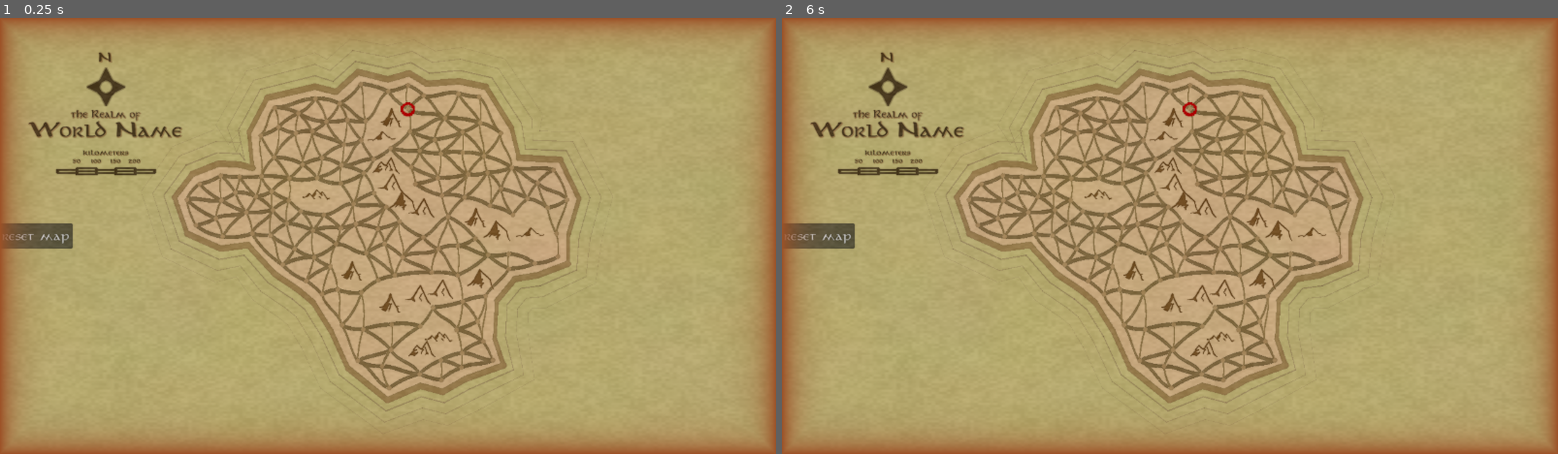
Above: before the commit, frames 1-2 (left to right).
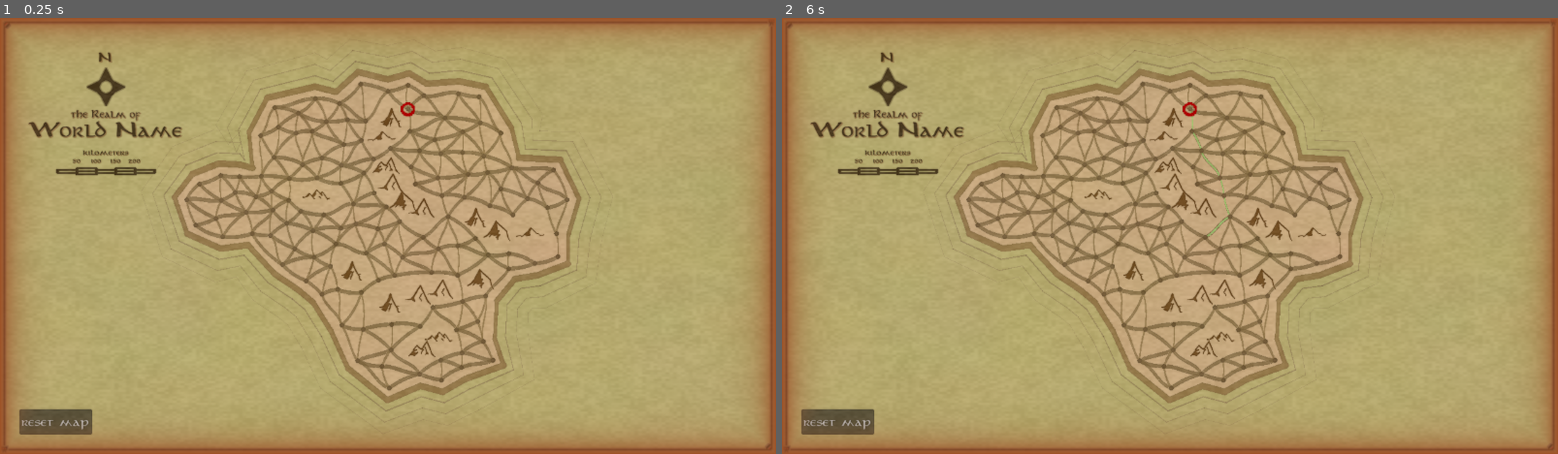
Above: after the commit, the same moments.

Repository: kelsob/apocalych
Game: Godot game, scene res://scenes/2d/Main.tscn
The game is run twice, just before and just after one commit, with the same random seed, the same clock (stepped at 60 frames per second) and the same inputs.
Inputs (mouse positions are in pixels of both pictures, inside the frame that each line leads up to):
- Up to frame 1 (0.25 s): no input
- Up to frame 2 (6 s): click (1185, 257) at 0.52 s; tap Enter at 1.25, 2.75, 4.25 s; move the mouse to (1340, 214) at 1.27 s; hold Right (ui_right) 1.28-2 s; click (1340, 214) at 1.42 s; tap Space at 2, 3.5, 5 s; drag from (1014, 257) to (1131, 323) at 2.02 s; move the mouse to (1247, 140) at 2.77 s; hold Right (ui_right) 2.78-3.5 s; click (1247, 140) at 2.92 s; drag from (1131, 323) to (937, 170) at 3.52 s; move the mouse to (1402, 301) at 4.27 s; hold Left (ui_left) 4.28-5 s; click (1402, 301) at 4.42 s; drag from (937, 170) to (1053, 127) at 5.02 s; move the mouse to (1208, 236) at 5.77 s; hold Down (ui_down) from 5.78 s (still down); click (1208, 236) at 5.92 s

The runs differ from the first frame. In frame 1, 2.3% of the frame differs, in the area x 0-100%, y 0-100%; in frame 2, 2.4%.

Commit message:
more updates yeahhhhh

Diff:
--- a/scenes/2d/Main.tscn
+++ b/scenes/2d/Main.tscn
@@ -55,27 +55,35 @@
 poisson_min_distance = 30.0
 shape_noise_enabled = false
 line_width = 2.0
-line_color = Color(0.579682, 0.474741, 0.292498, 1)
+line_color = Color(0.580392, 0.47451, 0.294118, 0.752941)
+node_base_color = Color(0.461684, 0.368652, 0.233192, 1)
 coast_line_color = Color(0.588235, 0.482353, 0.298039, 1)
 coast_line_width = 6.0
 horizontal_line_width_multiplier = 1.8
+preview_path_dot_size = 3.0
 landmass_base_color = Color(0.784914, 0.664423, 0.499082, 1)
 landmass_gradient_distance = 50.0
 party_travel_speed = 50.0
 
 [node name="UI" type="Control" parent="."]
-layout_mode = 3
-anchors_preset = 0
+layout_mode = 1
+anchors_preset = 15
+anchor_right = 1.0
+anchor_bottom = 1.0
+grow_horizontal = 2
+grow_vertical = 2
+mouse_filter = 2
 
 [node name="Button" type="Button" parent="UI"]
 layout_mode = 1
-anchors_preset = 4
-anchor_top = 0.5
-anchor_bottom = 0.5
-offset_top = 344.5
-offset_right = 87.0
-offset_bottom = 375.5
-grow_vertical = 2
+anchors_preset = 2
+anchor_top = 1.0
+anchor_bottom = 1.0
+offset_left = 32.0
+offset_top = -74.0
+offset_right = 152.0
+offset_bottom = -32.0
+grow_vertical = 0
 text = "reset map"
 
 [node name="ViewportFX" type="Node" parent="."]
--- a/scenes/2d/MapGenerator.tscn
+++ b/scenes/2d/MapGenerator.tscn
@@ -6,6 +6,7 @@
 [ext_resource type="Texture2D" uid="uid://da075esvsqt8f" path="res://assets/icons/compassrose.png" id="3_sdxh4"]
 [ext_resource type="Texture2D" uid="uid://c36lju7xnowrn" path="res://assets/icons/scale.png" id="5_5r5px"]
 [ext_resource type="Texture2D" uid="uid://c56h3fp3ouegp" path="res://assets/icons/party_present.png" id="6_jerfe"]
+[ext_resource type="Texture2D" uid="uid://cix458gbp074d" path="res://assets/map/frame.png" id="7_et537"]
 
 [node name="MapGenerator" type="Control"]
 layout_mode = 3
@@ -16,6 +17,11 @@
 grow_vertical = 2
 script = ExtResource("1_d6u0w")
 node_scene = ExtResource("2_sdxh4")
+trail_line_width = 2.0
+trail_dot_length = 3.0
+trail_dot_gap = 2.5
+trail_dot_spacing_variation = 0.0
+preview_path_color = Color(0.667829, 1, 0.532445, 0.501961)
 ripple_base_spacing = 18.0
 ripple_spacing_growth = 1.035
 ripple_base_width = 1.0
@@ -162,3 +168,13 @@
 z_index = 10
 texture = ExtResource("6_jerfe")
 offset = Vector2(0, 1)
+
+[node name="TextureRect" type="TextureRect" parent="."]
+layout_mode = 1
+anchors_preset = 15
+anchor_right = 1.0
+anchor_bottom = 1.0
+grow_horizontal = 2
+grow_vertical = 2
+mouse_filter = 2
+texture = ExtResource("7_et537")
--- a/scenes/2d/MapNode.tscn
+++ b/scenes/2d/MapNode.tscn
@@ -9,6 +9,8 @@
 custom_minimum_size = Vector2(16, 16)
 layout_mode = 3
 anchors_preset = 0
+offset_right = 16.0
+offset_bottom = 16.0
 mouse_filter = 2
 script = ExtResource("1_r064c")
 
@@ -23,6 +25,7 @@
 hframes = 7
 
 [node name="Button" type="Button" parent="."]
+z_index = 4096
 layout_mode = 1
 anchors_preset = 15
 anchor_right = 1.0
@@ -32,4 +35,6 @@
 focus_mode = 0
 flat = true
 
+[connection signal="mouse_entered" from="Button" to="." method="_on_button_mouse_entered"]
+[connection signal="mouse_exited" from="Button" to="." method="_on_button_mouse_exited"]
 [connection signal="pressed" from="Button" to="." method="_on_button_pressed"]
--- a/scripts/2d/MapGenerator2D.gd
+++ b/scripts/2d/MapGenerator2D.gd
@@ -44,6 +44,7 @@
 @export_group("Visuals")
 @export var line_width: float = 4.0
 @export var line_color: Color = Color(0.588, 0.482, 0.298)  # #967b4c - Node connections
+@export var node_base_color: Color = Color(0.635, 0.518, 0.349)  # #a28459 - Node color
 @export var coast_line_color: Color = Color(0.600, 0.376, 0.192)  # #996031 - Coast lines
 @export var coast_expansion_distance: float = 20.0  # How far to expand coast outward from edges
 @export var coast_line_width: float = 3.0  # Width of the coast line
@@ -54,6 +55,15 @@
 @export var trail_line_width: float = 3.0  # Width of the trail line
 @export var trail_dot_length: float = 4.0  # Length of each dot segment
 @export var trail_dot_gap: float = 3.0  # Gap between dot segments
+@export var trail_dot_size_variation: float = 0.15  # ±15% size variation for dots
+@export var trail_dot_spacing_variation: float = 0.2  # ±20% spacing variation for gaps
+@export var trail_outline_width: float = 1.0  # Width of outline around dots
+@export var trail_outline_color: Color = Color(0.4, 0.0, 0.0, 1.0)  # Darker red for outline
+
+@export_group("Hover Preview")
+@export var preview_path_color: Color = Color(1.0, 0.9, 0.3, 0.6)  # Glowy yellow, low opacity
+@export var preview_path_dot_size: float = 5.0  # Bigger dots for preview
+@export var preview_path_dot_gap: float = 4.0  # Gap between preview dots
 @export var enable_pass1: bool = true  # Process all nodes with 3+ connections
 @export var enable_pass2: bool = true  # Process nodes with exactly 2 connections
 @export var use_curved_lines: bool = true  # Use smooth curves instead of straight lines
@@ -101,6 +111,12 @@
 
 # Party state
 var current_party_node: MapNode2D = null
+
+# Hover preview state
+var hovered_node: MapNode2D = null
+var hover_preview_path: PackedVector2Array = PackedVector2Array()
+var hover_alternative_paths: Array[Array] = []  # Array of Arrays of node indices (each path)
+var hover_current_path_index: int = 0  # Which alternative path we're currently showing
 
 # Party travel state (only valid when map_state == PARTY_MOVING)
 var travel_path_points: PackedVector2Array = PackedVector2Array()
@@ -463,6 +479,8 @@
 
 		# Connect node click signal for debugging (button press -> signal -> handler)
 		node_instance.node_clicked.connect(_on_node_clicked)
+		node_instance.node_hovered.connect(_on_node_hovered)
+		node_instance.node_hover_ended.connect(_on_node_hover_ended)
 
 		# Defer positioning to ensure Control is in tree
 		call_deferred("defer_node_setup", node_instance, pos)
@@ -1695,9 +1713,7 @@
 	print("  Created %d regions" % region_count)
 
 func colorize_regions(num_regions: int):
-	# All nodes get node color #a28459
-	var node_base_color = Color(0.635, 0.518, 0.349)  # #a28459 - Node color
-
+	# All nodes get the configured node color (export property)
 	# Color ALL nodes (including coastal nodes that might not have region_id)
 	for node in map_nodes:
 		if not node.is_mountain:  # Mountains keep their color
@@ -2125,6 +2141,10 @@
 	if map_state == MapState.PARTY_MOVING and current_travel_path.size() > 1:
 		draw_dotted_path(current_travel_path, trail_color, trail_line_width)
 
+	# Draw hover preview path
+	if hover_preview_path.size() > 1:
+		draw_preview_path(hover_preview_path)
+
 	# Draw expanded coast lines LAST (so they appear on top)
 	for coast_line in expanded_coast_lines:
 		var pos_a = coast_line[0]
@@ -2400,36 +2420,141 @@
 	if path_points.size() < 2:
 		return
 
-	# Draw dots along each segment of the path
+	# Use fixed width for trail (no orientation adjustment) to ensure consistent dot appearance
+	var fixed_width = width
+
+	# Calculate total path length and segment lengths
+	var total_path_length = 0.0
+	var segment_lengths: Array[float] = []
 	for i in range(path_points.size() - 1):
-		var start = path_points[i]
-		var end = path_points[i + 1]
-		var direction = (end - start).normalized()
-		var segment_length = start.distance_to(end)
-		var dot_pattern_length = trail_dot_length + trail_dot_gap
-
-		var current_pos = start
-		var distance_along_segment = 0.0
-		var drawing_dot = true
-
-		while distance_along_segment < segment_length:
-			if drawing_dot:
-				# Draw a dot
-				var dot_end_distance = min(distance_along_segment + trail_dot_length, segment_length)
-				var dot_end_pos = start + direction * dot_end_distance
-
-				if current_pos != dot_end_pos:
-					var adjusted_width = get_orientation_adjusted_width(width, current_pos, dot_end_pos)
-					draw_line(current_pos, dot_end_pos, color, adjusted_width)
-
-				distance_along_segment += trail_dot_length
-			else:
-				# Skip gap
-				distance_along_segment += trail_dot_gap
-
-			# Update current position and toggle dot/gap
-			current_pos = start + direction * min(distance_along_segment, segment_length)
-			drawing_dot = not drawing_dot
+		var segment_length = path_points[i].distance_to(path_points[i + 1])
+		segment_lengths.append(segment_length)
+		total_path_length += segment_length
+
+	if total_path_length <= 0.0:
+		return
+
+	# Apply consistent dot pattern along the entire path (not per segment)
+	# Pattern repeats: dot_length, gap, dot_length, gap...
+	# Add small variations for organic feel while maintaining base pattern
+	var base_dot_pattern_length = trail_dot_length + trail_dot_gap
+	var distance_along_path = 0.0
+	var dot_index = 0  # Track dot index for deterministic variation
+
+	while distance_along_path < total_path_length:
+		# Use base pattern to determine position (keeps consistency)
+		var pattern_offset = fmod(distance_along_path, base_dot_pattern_length)
+		var in_dot = pattern_offset < trail_dot_length
+
+		if in_dot:
+			# We're drawing a dot (as a circle)
+			# Calculate center of dot
+			var dot_center_distance = distance_along_path + (trail_dot_length * 0.5)
+			dot_center_distance = clamp(dot_center_distance, 0.0, total_path_length)
+
+			# Get center position of the dot
+			var dot_center_pos = _get_position_at_path_distance(path_points, segment_lengths, dot_center_distance)
+
+			# Calculate local path direction for orientation adjustment
+			# Sample points before and after to get direction
+			var sample_offset = 2.0  # Small offset to sample direction
+			var pos_before = _get_position_at_path_distance(path_points, segment_lengths, max(0.0, dot_center_distance - sample_offset))
+			var pos_after = _get_position_at_path_distance(path_points, segment_lengths, min(total_path_length, dot_center_distance + sample_offset))
+			var local_direction = (pos_after - pos_before).normalized()
+
+			# Calculate orientation adjustment (same logic as connection lines)
+			var angle = abs(atan2(local_direction.y, local_direction.x))
+			if angle > PI / 2.0:
+				angle = PI - angle
+			var horizontalness = cos(angle)  # 0.0 = vertical, 1.0 = horizontal
+
+			# Apply orientation scaling: more horizontal = larger radius and spacing
+			# Use the same multiplier as connection lines for consistency
+			var orientation_scale = 1.0 + (horizontal_line_width_multiplier - 1.0) * horizontalness
+
+			# Calculate deterministic variation for this dot
+			var variation_seed = hash(Vector2i(int(distance_along_path * 10.0), dot_index))
+			var size_variation = (float(variation_seed % 200) / 100.0 - 1.0) * trail_dot_size_variation  # -variation to +variation
+
+			# Calculate dot radius with size variation AND orientation adjustment
+			var base_radius = fixed_width * 0.5
+			var dot_radius = base_radius * (1.0 + size_variation) * orientation_scale
+
+			# Draw outline first (slightly larger, darker)
+			var outline_radius = dot_radius + trail_outline_width
+			draw_circle(dot_center_pos, outline_radius, trail_outline_color)
+
+			# Draw main dot circle
+			draw_circle(dot_center_pos, dot_radius, color)
+
+			# Advance past the dot (use base length, but will be adjusted by spacing variation)
+			distance_along_path += trail_dot_length
+			dot_index += 1
+		else:
+			# We're in a gap - apply spacing variation AND orientation adjustment
+			var gap_remaining = base_dot_pattern_length - pattern_offset
+
+			# Get position at gap start to calculate orientation
+			var gap_start_distance = distance_along_path
+			var gap_start_pos = _get_position_at_path_distance(path_points, segment_lengths, gap_start_distance)
+
+			# Calculate local path direction for orientation adjustment
+			var sample_offset = 2.0
+			var pos_before = _get_position_at_path_distance(path_points, segment_lengths, max(0.0, gap_start_distance - sample_offset))
+			var pos_after = _get_position_at_path_distance(path_points, segment_lengths, min(total_path_length, gap_start_distance + sample_offset))
+			var local_direction = (pos_after - pos_before).normalized()
+
+			# Calculate orientation adjustment
+			var angle = abs(atan2(local_direction.y, local_direction.x))
+			if angle > PI / 2.0:
+				angle = PI - angle
+			var horizontalness = cos(angle)
+			var orientation_scale = 1.0 + (horizontal_line_width_multiplier - 1.0) * horizontalness
+
+			# Add small spacing variation to this gap (deterministic)
+			var spacing_seed = hash(Vector2i(int(distance_along_path * 7.0), dot_index))
+			var spacing_variation = (float(spacing_seed % 200) / 100.0 - 1.0) * trail_dot_spacing_variation
+
+			# Apply both spacing variation AND orientation adjustment
+			var adjusted_gap = gap_remaining * (1.0 + spacing_variation) * orientation_scale
+
+			distance_along_path = min(distance_along_path + adjusted_gap, total_path_length)
+
+## Draw preview path by highlighting connection lines (hover preview)
+func draw_preview_path(path_points: PackedVector2Array):
+	if path_points.size() < 2:
+		return
+
+	# Draw the path as a continuous line
+	# Path points are already curved from get_path_points(), so just draw them
+	for i in range(path_points.size() - 1):
+		var pos_a = path_points[i]
+		var pos_b = path_points[i + 1]
+
+		# Apply orientation adjustment like connection lines
+		var adjusted_width = get_orientation_adjusted_width(line_width, pos_a, pos_b)
+		var adjusted_color = get_orientation_adjusted_color(preview_path_color, pos_a, pos_b)
+		draw_line(pos_a, pos_b, adjusted_color, adjusted_width)
+
+## Helper: Get position at a specific distance along the path
+func _get_position_at_path_distance(path_points: PackedVector2Array, segment_lengths: Array[float], target_distance: float) -> Vector2:
+	if path_points.size() < 2:
+		return path_points[0] if path_points.size() > 0 else Vector2.ZERO
+
+	var accumulated_length = 0.0
+	for i in range(path_points.size() - 1):
+		var segment_length = segment_lengths[i]
+
+		if accumulated_length + segment_length >= target_distance:
+			# Target is in this segment
+			var segment_remaining = target_distance - accumulated_length
+			var segment_progress = segment_remaining / segment_length
+			return path_points[i].lerp(path_points[i + 1], segment_progress)
+
+		accumulated_length += segment_length
+
+	# Past end of path
+	return path_points[path_points.size() - 1]
 
 # ============================================================================
 # UTILITY
@@ -2648,6 +2773,21 @@
 func _process(delta: float):
 	if map_state == MapState.PARTY_MOVING:
 		_process_party_movement(delta)
+
+func _input(event: InputEvent):
+	# Handle mouse wheel for path cycling when hovering
+	if hovered_node and hover_alternative_paths.size() > 1:
+		if event is InputEventMouseButton:
+			if event.button_index == MOUSE_BUTTON_WHEEL_UP and event.pressed:
+				# Cycle to next path
+				hover_current_path_index = (hover_current_path_index + 1) % hover_alternative_paths.size()
+				_update_hover_preview_path()
+				queue_redraw()
+			elif event.button_index == MOUSE_BUTTON_WHEEL_DOWN and event.pressed:
+				# Cycle to previous path
+				hover_current_path_index = (hover_current_path_index - 1 + hover_alternative_paths.size()) % hover_alternative_paths.size()
+				_update_hover_preview_path()
+				queue_redraw()
 
 ## Handle party movement along path
 func _process_party_movement(delta: float):
@@ -2773,12 +2913,239 @@
 # ============================================================================
 
 func _on_node_clicked(node: MapNode2D):
+	# Handle navigation
+	handle_node_navigation(node)
+
 	# Debug output (can be disabled later if needed)
 	debug_node_away_directions(node)
 	debug_node_edges(node)
 
-	# Handle gameplay navigation
-	handle_node_navigation(node)
+func _on_node_hovered(node: MapNode2D):
+	hovered_node = node
+	hover_current_path_index = 0
+	_find_all_equal_length_paths()
+	_update_hover_preview_path()
+	queue_redraw()
+
+func _on_node_hover_ended(node: MapNode2D):
+	if hovered_node == node:
+		hovered_node = null
+		hover_preview_path.clear()
+		hover_alternative_paths.clear()
+		hover_current_path_index = 0
+		queue_redraw()
+
+func _find_all_equal_length_paths():
+	hover_alternative_paths.clear()
+
+	if not hovered_node or not current_party_node or not astar:
+		return
+
+	# Can't preview path to current node
+	if hovered_node == current_party_node:
+		return
+
+	# Get shortest path length first
+	var shortest_path_packed = astar.get_id_path(current_party_node.node_index, hovered_node.node_index)
+	if shortest_path_packed.size() < 2:
+		return  # No valid path
+
+	# Convert PackedInt64Array to Array
+	var shortest_path: Array = []
+	for id in shortest_path_packed:
+		shortest_path.append(id)
+
+	var target_length = shortest_path.size() - 1  # Number of edges (path length in hops)
+
+	# Performance optimization: For long paths, limit search or use simpler method
+	var max_search_hops = 8  # Only do full BFS search for paths up to 8 hops
+	var max_paths_to_find = 25  # Limit total paths found (increased for more options)
+
+	if target_length > max_search_hops:
+		# For long paths, just use the shortest path and find a few alternatives
+		# by temporarily blocking edges from the shortest path
+		var all_paths: Array[Array] = [shortest_path]  # Always include shortest
+
+		# Try to find alternative paths by blocking edges from the shortest path
+		# Block more edges for longer paths to find more alternatives
+		var edges_to_try = min(shortest_path.size() - 1, max(5, target_length / 2))  # Try blocking up to half the edges, or 5 minimum
+		for edge_idx in range(edges_to_try):
+			var blocked_node_a_id = shortest_path[edge_idx]
+			var blocked_node_b_id = shortest_path[edge_idx + 1]
+
+			# Temporarily disconnect this edge in AStar
+			var was_connected = astar.are_points_connected(blocked_node_a_id, blocked_node_b_id)
+			if was_connected:
+				astar.disconnect_points(blocked_node_a_id, blocked_node_b_id)
+
+			# Try to find alternative path
+			var alt_path_packed = astar.get_id_path(current_party_node.node_index, hovered_node.node_index)
+			if alt_path_packed.size() > 0 and alt_path_packed.size() - 1 == target_length:
+				# Convert PackedInt64Array to Array
+				var alt_path: Array = []
+				for id in alt_path_packed:
+					alt_path.append(id)
+
+				# Check if it's different from paths we already have
+				var is_duplicate = false
+				for existing_path in all_paths:
+					if existing_path == alt_path:
+						is_duplicate = true
+						break
+
+				if not is_duplicate and all_paths.size() < max_paths_to_find:
+					all_paths.append(alt_path)
+
+			# Reconnect the edge
+			if was_connected:
+				astar.connect_points(blocked_node_a_id, blocked_node_b_id)
+
+			if all_paths.size() >= max_paths_to_find:
+				break
+
+		# Store paths (will be sorted by distance later)
+		hover_alternative_paths = all_paths
+		return
+
+	# For shorter paths, use BFS but with better limits
+	var all_paths: Array[Array] = []
+	var queue: Array = []  # [current_node_index, path_so_far, visited_set]
+	var start_path: Array = [current_party_node.node_index]
+	var start_visited: Dictionary = {}
+	start_visited[current_party_node.node_index] = true
+	queue.append([current_party_node.node_index, start_path, start_visited])
+
+	var max_queue_size = 2000  # Limit queue size to prevent explosion (increased for more thorough search)
+	var paths_found = 0
+
+	while queue.size() > 0 and paths_found < max_paths_to_find and queue.size() < max_queue_size:
+		var current = queue.pop_front()
+		var current_node_id = current[0]
+		var path_so_far = current[1]
+		var visited = current[2]
+
+		# Check if we've reached the target
+		if current_node_id == hovered_node.node_index:
+			if path_so_far.size() - 1 == target_length:  # Same number of hops
+				all_paths.append(path_so_far.duplicate())
+				paths_found += 1
+			continue
+
+		# Don't continue if path is already too long
+		if path_so_far.size() - 1 >= target_length:
+			continue
+
+		# Explore neighbors
+		var current_node: MapNode2D = null
+		for node in map_nodes:
+			if node.node_index == current_node_id:
+				current_node = node
+				break
+
+		if not current_node:
+			continue
+
+		for neighbor in current_node.connections:
+			if neighbor.is_mountain:
+				continue  # Skip mountains
+
+			if visited.has(neighbor.node_index):
+				continue  # Already visited in this path
+
+			# Create new path state
+			var new_path = path_so_far.duplicate()
+			new_path.append(neighbor.node_index)
+			var new_visited = visited.duplicate()
+			new_visited[neighbor.node_index] = true
+
+			queue.append([neighbor.node_index, new_path, new_visited])
+
+	# Calculate total distance for each path and sort by distance
+	var paths_with_distances: Array = []  # Array of [path, total_distance]
+
+	for path in all_paths:
+		var total_distance = 0.0
+		# Calculate total distance by summing distances between consecutive nodes
+		for i in range(path.size() - 1):
+			var node_a_id = path[i]
+			var node_b_id = path[i + 1]
+
+			# Find the actual nodes
+			var node_a: MapNode2D = null
+			var node_b: MapNode2D = null
+			for node in map_nodes:
+				if node.node_index == node_a_id:
+					node_a = node
+				if node.node_index == node_b_id:
+					node_b = node
+				if node_a and node_b:
+					break
+
+			if node_a and node_b:
+				var pos_a = node_a.position + (node_a.size / 2.0)
+				var pos_b = node_b.position + (node_b.size / 2.0)
+				total_distance += pos_a.distance_to(pos_b)
+
+		paths_with_distances.append([path, total_distance])
+
+	# Sort by total distance (shortest first)
+	paths_with_distances.sort_custom(func(a, b): return a[1] < b[1])
+
+	# Extract sorted paths
+	hover_alternative_paths.clear()
+	for item in paths_with_distances:
+		hover_alternative_paths.append(item[0])
+
+	if hover_alternative_paths.size() == 0:
+		# Fallback: use the shortest path (already converted to Array)
+		hover_alternative_paths.append(shortest_path)
+
+	# Reset to first path (which is now the shortest distance)
+	hover_current_path_index = 0
+
+func _update_hover_preview_path():
+	hover_preview_path.clear()
+
+	if not hovered_node or not current_party_node or hover_alternative_paths.size() == 0:
+		return
+
+	# Get the currently selected path
+	if hover_current_path_index < 0 or hover_current_path_index >= hover_alternative_paths.size():
+		hover_current_path_index = 0
+
+	var path_ids = hover_alternative_paths[hover_current_path_index]
+
+	if path_ids.size() < 2:
+		return  # No valid path
+
+	# Convert path IDs to nodes
+	var path_nodes: Array[MapNode2D] = []
+	for id in path_ids:
+		for node in map_nodes:
+			if node.node_index == id:
+				path_nodes.append(node)
+				break
+
+	if path_nodes.size() < 2:
+		return  # Invalid path
+
+	# Convert path to visual points using curved paths between each pair
+	var all_path_points = PackedVector2Array()
+
+	for i in range(path_nodes.size() - 1):
+		var node_a = path_nodes[i]
+		var node_b = path_nodes[i + 1]
+		var segment_points = get_path_points(node_a, node_b)
+
+		# Add segment points (skip first point if not first segment to avoid duplicates)
+		if i == 0:
+			all_path_points.append_array(segment_points)
+		else:
+			# Skip first point to avoid duplicate
+			for j in range(1, segment_points.size()):
+				all_path_points.append(segment_points[j])
+
+	hover_preview_path = all_path_points
 
 func debug_node_away_directions(node: MapNode2D):
 	print("\n=== DEBUG: Node %d Away Direction Analysis ===" % node.node_index)
--- a/scripts/2d/MapNode2D.gd
+++ b/scripts/2d/MapNode2D.gd
@@ -121,3 +121,10 @@
 func _on_button_pressed() -> void:
 	# Emit signal to notify MapGenerator2D
 	node_clicked.emit(self)
+
+
+func _on_button_mouse_entered() -> void:
+	node_hovered.emit(self)
+
+func _on_button_mouse_exited() -> void:
+	node_hover_ended.emit(self)
Binary file added: assets/map/frame.png
Not shown, added: assets/map/frame.png.import
Not shown: 1 places in scenes/2d/MapGenerator.tscn that only renumber resources
